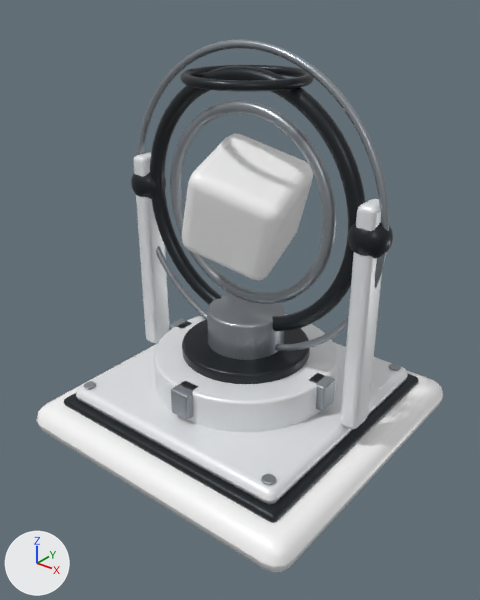
A saved change to the glTF model public/models/core.glb.
The view is the same before and after, from a camera (50 mm lens) standing at (2.64, -3.37, 3.1) and looking at (0.06, -0.15, 1.1). Every picture has the same lights, and +X, +Y and +Z are marked at lower left. The first picture is the older version. Where no turn or scale is listed for an object, it has been applied to the vertices.

The first picture shows 'Bearing', 'Foundation', 'InnerRing', 'L2_Halo', 'OuterRing', 'Pedestal', 'Plinth', 'Recess', 'Rotor', 'Support', 'Support.001', 'Top plate' and 9 more.
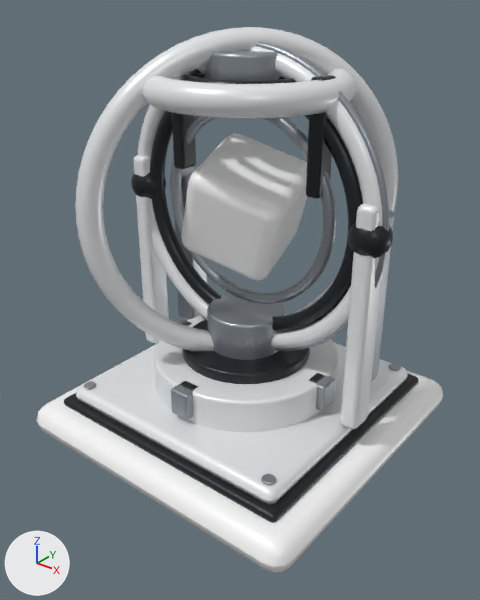
Changed parts and their boxes [x1, y1, x2, y2] in the pictures (480 x 600 px):
'L3_Gimbal', added: after [75, 27, 398, 352]
'L3_UpperCage', added: after [142, 69, 357, 118]
'L2_Drive', added: after [137, 46, 383, 349]
'L3_Cap', added: after [205, 50, 289, 81]
'L3_CrownSupport0.55', added: after [306, 75, 336, 199]
'L3_CrownSupport-0.55', added: after [172, 113, 196, 169]
'L2_Stabilizer-0.8', added: after [174, 167, 208, 320]
'L2_Stabilizer0.8', added: after [344, 210, 394, 382]
'L3_Crown', unchanged, covered by the edit: before [180, 65, 314, 92]; after [180, 69, 296, 84]

The edits, one by one:
Mesh me_cylinder_007 is new.
It has 384 vertices, 764 faces and spans x -0.26..0.26, y -0.26..0.26, z -0.09..0.09.
It uses material mat_brushed_silver (grey #99a0a6).
Mesh me_torus_006 is new.
It is a torus around z (ring radius 0.58, tube radius 0.09) spanning x -0.67..0.67, y -0.67..0.67, z -0.086..0.086.
It uses material mat_porcelain (white #eaecef).
Mesh me_cube_014 is new.
It has 96 vertices, 188 faces and spans x -0.05..0.05, y -0.075..0.075, z -0.35..0.35.
It uses material mat_graphite (dark grey #2c3035).
Mesh me_torus_005 is new.
It has 640 vertices, 1280 faces and spans x -0.66..0.66, y -0.94..0.94, z -1.12..1.12.
It uses material mat_porcelain (white #eaecef).
Mesh me_torus_004 is new.
It is a torus around y (ring radius 0.96, tube radius 0.07) spanning x -1.02..1.02, y -0.06..0.06, z -1.02..1.02.
It uses material mat_porcelain (white #eaecef).
Mesh me_cube_012 is new.
It has 96 vertices, 188 faces and spans x -0.09..0.09, y -0.11..0.11, z -0.625..0.625.
It uses material mat_brushed_silver (grey #99a0a6).
Object 'L3_Cap' (ob_l3_cap) is new; it shows me_cylinder_007.
Its location is (0.0, 0.0, 2.62).
Object 'L3_UpperCage' (ob_l3_uppercage) is new; it shows me_torus_006.
Its location is (0.0, 0.0, 2.5).
Object 'L3_CrownSupport0.55' (ob_l3_crownsupport0_55) is new; it shows me_cube_014.
Its location is (0.55, 0.0, 2.25).
Object 'L3_CrownSupport-0.55' (ob_l3_crownsupport_0_55) is new; it shows a copy of me_cube_014.
Its location is (-0.55, 0.0, 2.25).
Object 'L3_Gimbal' (ob_l3_gimbal) is new; it shows me_torus_005.
Its location is (0.0, 0.0, 1.72).
Object 'L2_Drive' (ob_l2_drive) is new; it shows me_torus_004.
Its location is (0.0, 0.0, 1.72).
Object 'L2_Stabilizer0.8' (ob_l2_stabilizer0_8) is new; it shows me_cube_012.
Its location is (0.8, 0.3, 1.15).
Object 'L2_Stabilizer-0.8' (ob_l2_stabilizer_0_8) is new; it shows a copy of me_cube_012.
Its location is (-0.8, 0.3, 1.15).
